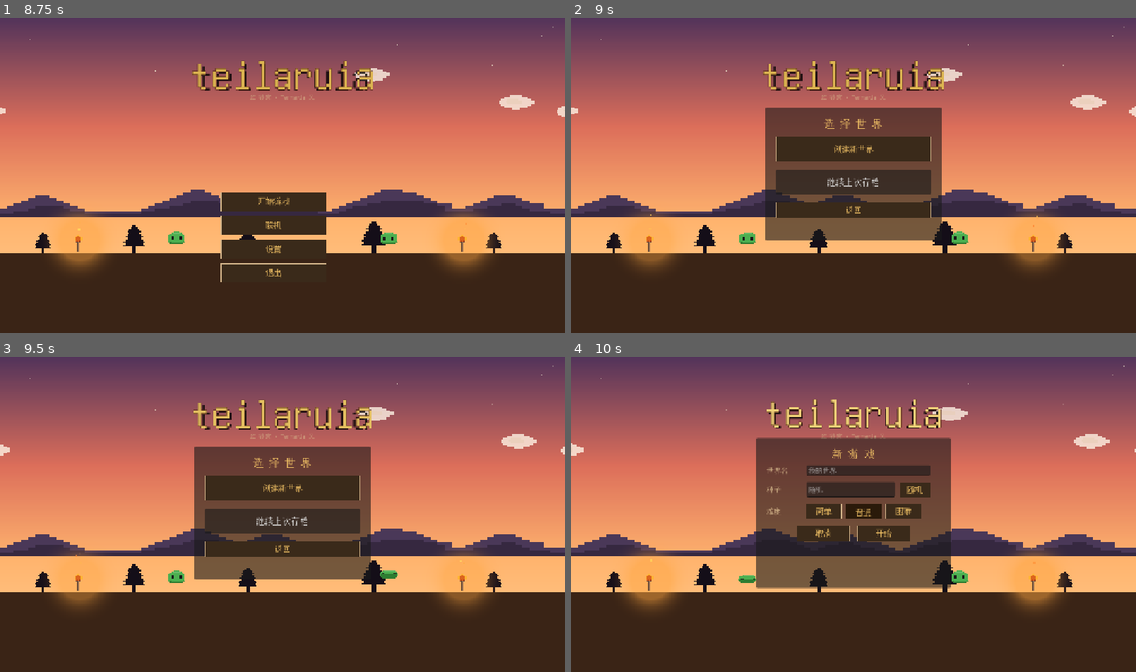
Above: before the commit, frames 1-4 (two rows, left to right).
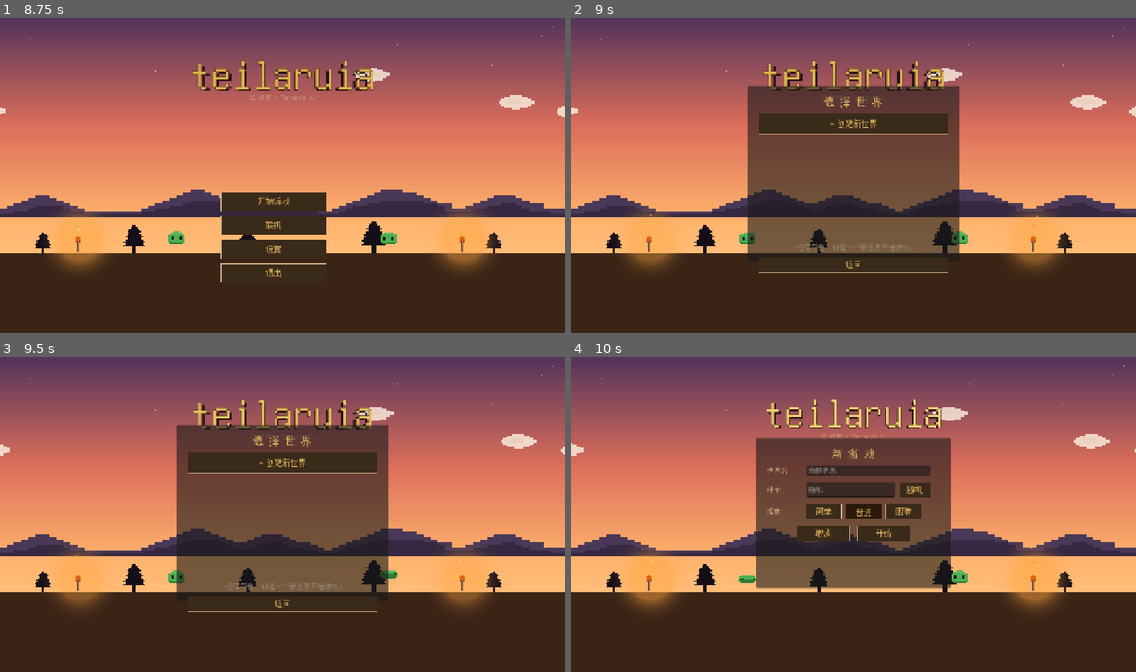
Above: after the commit, the same moments.

Repository: Nornttyy/tielaruia
Game: Godot game, scene res://scenes/main.tscn
Two runs of this game, one before a commit and one after it. Both use one fixed random seed, a clock stepped at 60 frames per second and the inputs below.
Inputs (mouse positions are in pixels of both pictures, inside the frame that each line leads up to):
- Up to frame 1 (8.75 s): click "联机" at 0.5 s; click (242, 191) at 1.27 s; type "12" at 1.35 s; click "创建房间" at 2 s; click "加入" at 2.75 s; click "返回" at 3.5 s; click "设置" at 4.25 s; tap Enter at 5 s; move the mouse to (254, 238) at 5.02 s; hold D (move_right) 5.03-5.75 s; tap E (interact) at 5.1 s; click (254, 238) at 5.17 s; tap Space (jump) at 5.27, 5.57, 8.27, 8.57 s; drag from (452, 222) to (254, 238) at 5.77 s; move the mouse to (113, 125) at 6.52 s; hold A (move_left) 6.53-7.25 s; hold Right mouse button (secondary) 6.53-7.25 s; drag from (310, 175) to (113, 125) at 7.27 s; move the mouse to (197, 93) at 8.02 s; hold A (move_left) from 8.03 s (still down); hold Shift from 8.03 s (still down); tap F5 (ui_save) at 8.65 s
- Up to frame 2 (9 s): release A (move_left) at 8.75 s; release Shift at 8.75 s; click "开始游戏" at 8.75 s
- Up to frame 3 (9.5 s): no input
- Up to frame 4 (10 s): click "创建新世界" (after the commit: "+ 创建新世界") at 9.5 s

Frame 1 is identical in both runs. In frame 2, 13% of the frame differs, in the area x 31-69%, y 21-81%; in frame 3, 13%; in frame 4, nothing differs.
Error before the commit: Cannot call method 'get_children' on a null value. (res://scripts/ui/main_menu.gd:378)

Commit message:
feat(save): 多存档系统 - 主菜单显示所有存档列表
之前 WorldSelectPanel 只有 "继续上次存档" 单按钮 + 单个 save.tres
存档. 用户要求显示所有存档.

SaveManager 重写 (save_manager.gd):
- SAVE_PATH 改 user://saves/{world_name}.tres (每个世界独立文件)
- 加 list_saves() 扫目录返回所有存档 (含 name/data/path)
- 加 load_save_by_name(name) / delete_save_by_name(name)
- 兼容老 user://save.tres: 启动 _migrate_legacy_save 自动迁移成
  "默认存档" (老存档不丢)
- 保留老 API: load_save / has_save / delete_save (内部转新)

WorldSelectPanel (main_menu.tscn):
- 删 "继续上次存档" 单按钮 + 改尺寸 480×400
- 加 ScrollContainer + VBoxContainer 装存档行
- 加 EmptyLabel "没有存档" 提示

main_menu.gd:
- _on_new_game_pressed 调 _refresh_saves_list (扫存档建 UI)
- 每个存档生成 HBox 行: [世界名 + 难度] [进入] [删除]
- 进入 → load_save_by_name + continue_game signal
- 删除 → delete_save_by_name + 刷新列表

效果: 点开始游戏看到所有存档列表, 可以选任一个进入或删除.

Co-Authored-By: Claude Opus 4.7 (1M context) <noreply@anthropic.com>

Diff:
--- a/scenes/ui/main_menu.tscn
+++ b/scenes/ui/main_menu.tscn
@@ -216,10 +216,10 @@
 anchor_top = 0.5
 anchor_right = 0.5
 anchor_bottom = 0.5
-offset_left = -200.0
-offset_top = -150.0
-offset_right = 200.0
-offset_bottom = 150.0
+offset_left = -240.0
+offset_top = -200.0
+offset_right = 240.0
+offset_bottom = 200.0
 visible = false
 
 [node name="VBox" type="VBoxContainer" parent="WorldSelectPanel"]
@@ -230,7 +230,7 @@
 offset_top = 24.0
 offset_right = -24.0
 offset_bottom = -24.0
-theme_override_constants/separation = 18
+theme_override_constants/separation = 14
 
 [node name="TitleLabel" type="Label" parent="WorldSelectPanel/VBox"]
 text = "选 择 世 界"
@@ -239,14 +239,23 @@
 theme_override_colors/font_color = Color(0.949, 0.761, 0.396, 1)
 
 [node name="NewWorldButton" type="Button" parent="WorldSelectPanel/VBox"]
-custom_minimum_size = Vector2(0, 56)
-text = "创建新世界"
-theme_override_font_sizes/font_size = 20
-
-[node name="ContinueButton" type="Button" parent="WorldSelectPanel/VBox"]
-custom_minimum_size = Vector2(0, 56)
-text = "继续上次存档"
-theme_override_font_sizes/font_size = 20
+custom_minimum_size = Vector2(0, 48)
+text = "+ 创建新世界"
+theme_override_font_sizes/font_size = 18
+
+[node name="SavesScroll" type="ScrollContainer" parent="WorldSelectPanel/VBox"]
+custom_minimum_size = Vector2(0, 220)
+size_flags_vertical = 3
+
+[node name="SavesList" type="VBoxContainer" parent="WorldSelectPanel/VBox/SavesScroll"]
+size_flags_horizontal = 3
+theme_override_constants/separation = 6
+
+[node name="EmptyLabel" type="Label" parent="WorldSelectPanel/VBox"]
+text = "(没有存档, 创建一个新世界开始游戏)"
+horizontal_alignment = 1
+theme_override_colors/font_color = Color(0.6, 0.55, 0.45, 1)
+visible = false
 
 [node name="BackButton" type="Button" parent="WorldSelectPanel/VBox"]
 custom_minimum_size = Vector2(0, 36)
--- a/scripts/save/save_manager.gd
+++ b/scripts/save/save_manager.gd
@@ -1,16 +1,39 @@
-# 存档管理 autoload。save()/load() 接口。
-# M1 范围: 玩家 + 背包 + 种子 + 出生点。terrain/entities 由 S2/S3 添加。
+# 存档管理 autoload. 多存档系统: user://saves/{world_name}.tres
+# 老 user://save.tres 兼容: 启动时自动迁移成 "默认存档".
 extends Node
 
 const SaveData = preload("res://scripts/save/save_data.gd")
-const SAVE_PATH := "user://save.tres"
+const SAVES_DIR := "user://saves/"
+const LEGACY_SAVE_PATH := "user://save.tres"
 
 signal save_completed
 signal load_completed(data: SaveData)
 
 
-# 从 main + world + player 收集状态, 写到 user://save.tres。
-# 返回 true 表示成功写盘。
+func _ready() -> void:
+	# 确保目录存在
+	if not DirAccess.dir_exists_absolute(SAVES_DIR):
+		DirAccess.make_dir_absolute(SAVES_DIR)
+	# 迁移老存档 (user://save.tres → user://saves/默认存档.tres)
+	_migrate_legacy_save()
+
+
+func _migrate_legacy_save() -> void:
+	if not FileAccess.file_exists(LEGACY_SAVE_PATH):
+		return
+	var legacy = ResourceLoader.load(LEGACY_SAVE_PATH)
+	if not legacy is SaveData:
+		return
+	# 老存档可能没 world_name, 给个默认
+	var name: String = legacy.world_name if (legacy.world_name != null and legacy.world_name != "") else "默认存档"
+	var new_path: String = SAVES_DIR + name + ".tres"
+	if not FileAccess.file_exists(new_path):
+		ResourceSaver.save(legacy, new_path)
+	# 不删除老文件 (保险, 用户重启游戏看不到老存档丢了)
+
+
+# 从 main + world + player 收集状态, 写到 user://saves/{world_name}.tres.
+# 返回 true 表示成功写盘.
 func save(main: Node) -> bool:
 	if main == null:
 		push_error("save: main 为 null")
@@ -36,7 +59,10 @@
 		if inv_node != null and inv_node.inventory != null:
 			data.inventory_slots = _serialize_inventory(inv_node.inventory.slots)
 			data.hotbar_selection = inv_node.hotbar_selected
-	var err: int = ResourceSaver.save(data, SAVE_PATH)
+	# 存档名: 用 world_name; 没有就 fallback
+	var save_name: String = data.world_name if (data.world_name != null and data.world_name != "") else "默认存档"
+	var path: String = SAVES_DIR + save_name + ".tres"
+	var err: int = ResourceSaver.save(data, path)
 	if err != OK:
 		push_error("save: ResourceSaver 失败 err=%d" % err)
 		return false
@@ -44,11 +70,38 @@
 	return true
 
 
-# 从 user://save.tres 读取 SaveData。无文件返回 null。
-func load_save() -> SaveData:
-	if not FileAccess.file_exists(SAVE_PATH):
+# 列出所有存档. 按文件修改时间排序 (最新的在前).
+func list_saves() -> Array:
+	var out: Array = []
+	if not DirAccess.dir_exists_absolute(SAVES_DIR):
+		return out
+	var dir := DirAccess.open(SAVES_DIR)
+	if dir == null:
+		return out
+	dir.list_dir_begin()
+	var file_name: String = dir.get_next()
+	while file_name != "":
+		if not dir.current_is_dir() and file_name.ends_with(".tres"):
+			var full_path: String = SAVES_DIR + file_name
+			var res = ResourceLoader.load(full_path)
+			if res is SaveData:
+				out.append({
+					"name": file_name.replace(".tres", ""),
+					"data": res,
+					"path": full_path,
+				})
+		file_name = dir.get_next()
+	dir.list_dir_end()
+	# TODO 按时间排序 (FileAccess.get_modified_time 在 web 可能不可用, 暂保持文件名顺序)
+	return out
+
+
+# 用存档名读特定存档. None → null.
+func load_save_by_name(save_name: String) -> SaveData:
+	var path: String = SAVES_DIR + save_name + ".tres"
+	if not FileAccess.file_exists(path):
 		return null
-	var res = ResourceLoader.load(SAVE_PATH)
+	var res = ResourceLoader.load(path)
 	if not res is SaveData:
 		push_error("load: 文件不是 SaveData")
 		return null
@@ -56,16 +109,32 @@
 	return res
 
 
+# 兼容老 API (单存档): 返回第一个存档 (用于"继续上次")
+func load_save() -> SaveData:
+	var saves := list_saves()
+	if saves.is_empty():
+		return null
+	return saves[0]["data"]
+
+
 func has_save() -> bool:
-	return FileAccess.file_exists(SAVE_PATH)
-
-
+	return not list_saves().is_empty()
+
+
+# 删一个存档 (不可恢复)
+func delete_save_by_name(save_name: String) -> void:
+	var path: String = SAVES_DIR + save_name + ".tres"
+	if FileAccess.file_exists(path):
+		DirAccess.remove_absolute(path)
+
+
+# 兼容老 API: 删 LEGACY_SAVE_PATH
 func delete_save() -> void:
-	if FileAccess.file_exists(SAVE_PATH):
-		DirAccess.remove_absolute(ProjectSettings.globalize_path(SAVE_PATH))
-
-
-# 把 inventory.slots (Array of Dictionary or null) 转可序列化形式。
+	if FileAccess.file_exists(LEGACY_SAVE_PATH):
+		DirAccess.remove_absolute(LEGACY_SAVE_PATH)
+
+
+# 把 inventory.slots (Array of Dictionary or null) 转可序列化形式.
 func _serialize_inventory(slots: Array) -> Array:
 	var out: Array = []
 	for s in slots:
@@ -77,7 +146,7 @@
 
 
 # Vector2i 在 .tres 里不能当 Dict key, 转成 flat PackedInt32Array (lx, y, tid)*N.
-# 返回 Dict<int (cx), PackedInt32Array>。
+# 返回 Dict<int (cx), PackedInt32Array>.
 func _serialize_chunk_deltas(cm) -> Dictionary:
 	var out: Dictionary = {}
 	for cx in cm._deltas.keys():
@@ -91,7 +160,7 @@
 	return out
 
 
-# 把序列化的 deltas 还原到 chunk_manager._deltas (供 load 后调用)。
+# 把序列化的 deltas 还原到 chunk_manager._deltas (供 load 后调用).
 static func apply_chunk_deltas(cm, serialized: Dictionary) -> void:
 	for cx in serialized.keys():
 		var arr: PackedInt32Array = serialized[cx]
@@ -103,7 +172,7 @@
 		cm._deltas[cx] = inner
 
 
-# 收集 slime/villager/item_drop 位置 + 状态。
+# 收集 slime/villager/item_drop 位置 + 状态.
 func _serialize_entities() -> Array:
 	var out: Array = []
 	for s in get_tree().get_nodes_in_group("slimes"):
@@ -120,7 +189,7 @@
 	return out
 
 
-# 反序列化背包槽 — 给外部调用方用 (load 后把 SaveData.inventory_slots 还原)。
+# 反序列化背包槽 — 给外部调用方用 (load 后把 SaveData.inventory_slots 还原).
 static func deserialize_inventory(stored: Array) -> Array:
 	var out: Array = []
 	for s in stored:
